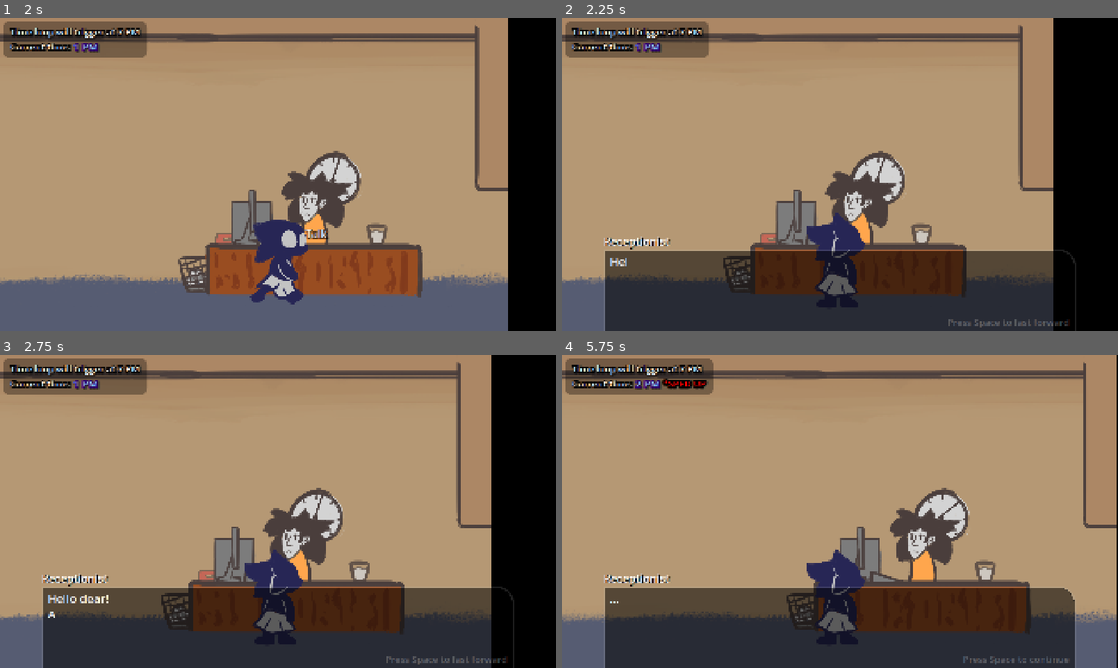
Above: before the commit, frames 1-4 (two rows, left to right).
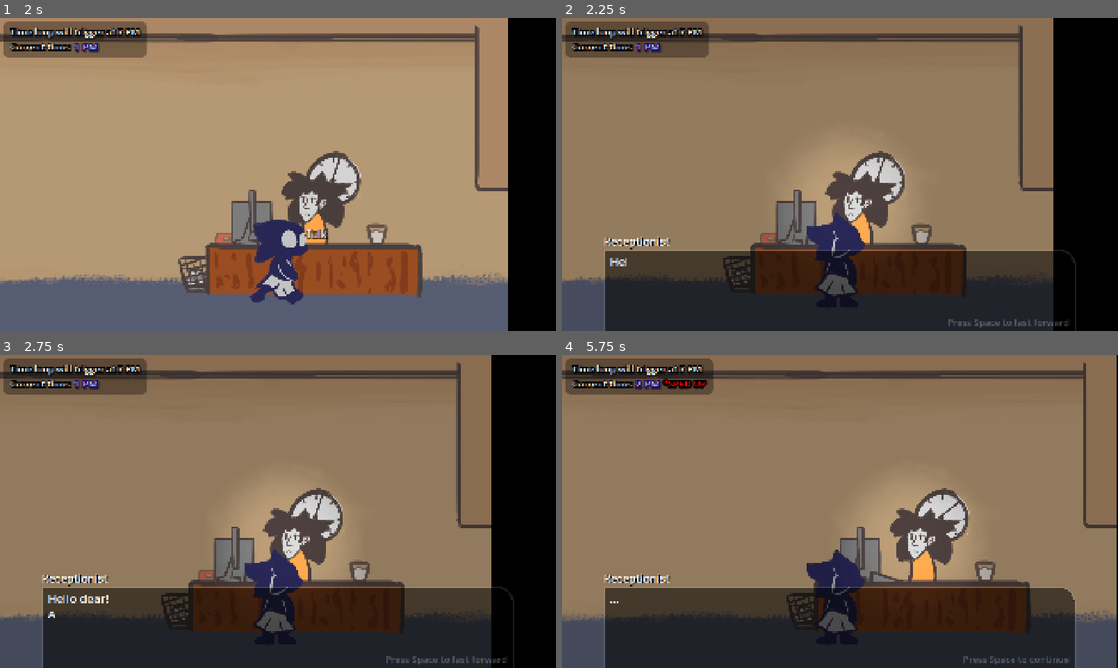
Above: after the commit, the same moments.

Repository: FlooferLand/timeloop-game
Game: Godot game, scene res://levels/the_building/the_building.tscn
The game is run twice, just before and just after one commit, with the same random seed, the same clock (stepped at 60 frames per second) and the same inputs. This scene is started directly instead of the project's main scene. Sound files missing from this copy of the repository are replaced by a short silence.
Inputs (mouse positions are in pixels of both pictures, inside the frame that each line leads up to):
- Up to frame 1 (2 s): tap Enter at 0.5 s; move the mouse to (400, 158) at 0.52 s; hold Up (interact) 0.53-1.28 s; hold D (walk_right) from 0.53 s (still down); click (400, 158) at 0.67 s; move the mouse to (166, 190) at 1.27 s; tap Space (advance_dialog) at 1.35 s; tap Up (interact) at 1.55 s
- Up to frame 2 (2.25 s): move the mouse to (895, 105) at 2.02 s; release D (walk_right) at 2.03 s; hold A (walk_left) from 2.03 s (still down); hold Up (interact) from 2.03 s (still down)
- Up to frame 3 (2.75 s): keep holding A (walk_left); keep holding Up (interact)
- Up to frame 4 (5.75 s): tap Space (advance_dialog) at 2.75, 3.5, 4.25 s; move the mouse to (840, 580) at 2.77 s; release A (walk_left) at 2.78 s; release Up (interact) at 2.78 s; hold D (walk_right) 2.78-4.28 s; tap Shift (sprint) at 2.85 s; click (840, 580) at 2.92 s; tap Up (interact) at 3.05, 4.35, 5.3 s; move the mouse to (840, 627) at 3.52 s; hold Up (interact) 3.53-4.28 s; tap T at 3.6 s; click (840, 627) at 3.67 s; move the mouse to (840, 627) at 4.27 s; hold A (walk_left) 4.28-5.03 s; click (840, 627) at 4.42 s; move the mouse to (867, 511) at 5.02 s; hold D (walk_right) from 5.03 s (still down); hold Space (advance_dialog) from 5.03 s (still down); click (867, 511) at 5.17 s

Frame 1 is identical in both runs. In frame 2, 53% of the frame differs, in the area x 0-89%, y 0-84%; in frame 3, 53%; in frame 4, 62%, in the area x 0-100%, y 0-86%.

Commit message:
Add spotlight system for dialog

Diff:
--- /dev/null
+++ b/autoload/spotlight_manager/spotlight_manager.gd
@@ -0,0 +1,59 @@
+class_name SpotlightManagerType extends Node2D
+
+const LightTexture := preload("uid://fyb3wuw770hk")
+const DARK_COLOR := Color(0.8, 0.8, 0.8)
+const CLEAR_COLOR := Color.WHITE
+
+var blackout: CanvasModulate
+var light: PointLight2D
+
+var displaying := false
+
+func _enter_tree() -> void:
+	var root := get_node("/root")
+	set_process_input(false)
+	set_physics_process(false)
+	set_process(false)
+
+	blackout = CanvasModulate.new()
+	root.add_child.call_deferred(blackout)
+
+	light = PointLight2D.new()
+	light.texture = LightTexture
+	light.texture_scale = 5.0
+	light.color = Color.WHITE
+	root.add_child.call_deferred(light)
+
+	_reset_to_transparent()
+	get_tree().scene_changed.connect(func() -> void:
+		_reset_to_transparent()
+		set_process(false)
+	)
+
+func _reset_to_transparent() -> void:
+	blackout.color = CLEAR_COLOR
+	blackout.visible = false
+	light.energy = 0.0
+	light.visible = false
+
+## Display the spotlight on a global position
+func display_on(global_pos: Vector2) -> void:
+	_reset_to_transparent()
+	light.global_position = global_pos
+	displaying = true
+	blackout.visible = true
+	light.visible = true
+	set_process(true)
+
+## Remove the spotlight
+func remove() -> void:
+	displaying = false
+
+func _process(delta: float) -> void:
+	var color := DARK_COLOR if displaying else CLEAR_COLOR
+	var intensity := 0.25 if displaying else 0.0
+	blackout.color = blackout.color.lerp(color, 12 * delta)
+	light.energy = lerp(light.energy, intensity, 12 * delta)
+	if is_equal_approx(light.energy, intensity) and not displaying:
+		_reset_to_transparent()
+		set_process(false)
--- a/components/npc/person_dialog/person_dialog_component.gd
+++ b/components/npc/person_dialog/person_dialog_component.gd
@@ -12,6 +12,15 @@
 @export var sprite: AnimatedSprite2D = null
 @export var future_dialogs: Array[DialogData] = []
 @export var walk_comp: PersonWalkComponent = null
+@export var head_position: Vector2:
+	get(): return head_position
+	set(value):
+		head_position = value
+		if head_position_editor_col != null:
+			head_position_editor_col.position = head_position
+
+var head_position_editor_col: CollisionShape2D
+var head_position_editor_area: Area2D
 
 var active: bool:
 	get(): return dialog_comp.active
@@ -34,6 +43,21 @@
 			interact_comp = child as InteractComponent
 		elif child is DialogComponent:
 			dialog_comp = child as DialogComponent
+	if Engine.is_editor_hint():
+		head_position_editor_area = Area2D.new()
+
+		var shape := CircleShape2D.new()
+		shape.radius = 50
+		head_position_editor_col = CollisionShape2D.new()
+		head_position_editor_col.shape = shape
+		head_position_editor_col.debug_color = Color.AQUAMARINE.lerp(Color.TRANSPARENT, 0.8)
+		head_position_editor_col.position = head_position
+		head_position_editor_area.add_child(head_position_editor_col)
+		add_child(head_position_editor_area)
+
+func _exit_tree() -> void:
+	if Engine.is_editor_hint():
+		head_position_editor_area.queue_free()
 
 func _ready() -> void:
 	if Engine.is_editor_hint():
@@ -50,6 +74,8 @@
 		incomplete_dialog = false
 		dialog_comp.start()
 		interact_comp.hide_info()
+		if head_position:
+			SpotlightManager.display_on(to_global(head_position))
 		if walk_comp != null:
 			walk_comp.paused = true
 	)
@@ -60,6 +86,7 @@
 			dialog_index += 1
 			interact_comp.set_postfix("again")
 		interact_comp.show_info()
+		SpotlightManager.remove()
 		if walk_comp != null:
 			walk_comp.paused = false
 	)
@@ -68,6 +95,7 @@
 		sprite_play(required_animations.idle)
 		interact_comp.show_info()
 		incomplete_dialog = true
+		SpotlightManager.remove()
 		if walk_comp != null:
 			walk_comp.paused = false
 	)
--- a/entities/npcs/bob/at_desk/bob_at_desk.tscn
+++ b/entities/npcs/bob/at_desk/bob_at_desk.tscn
@@ -20,7 +20,6 @@
 script = ExtResource("8_mihhc")
 text = ".."
 character = ExtResource("8_n2s6q")
-additional = Array[ExtResource("7_wamxo")]([])
 metadata/_custom_type_script = "uid://dusduojuy6ico"
 
 [sub_resource type="Resource" id="Resource_wamxo"]
@@ -32,7 +31,6 @@
 script = ExtResource("8_mihhc")
 text = "I'm gonna bully you soon if you don't get out my face"
 character = ExtResource("8_n2s6q")
-additional = Array[ExtResource("7_wamxo")]([])
 metadata/_custom_type_script = "uid://dusduojuy6ico"
 
 [sub_resource type="Resource" id="Resource_31jij"]
@@ -55,6 +53,7 @@
 
 [node name="PersonDialogComponent" parent="Bob" instance=ExtResource("4_egl2v")]
 future_dialogs = Array[ExtResource("5_sx6u0")]([ExtResource("6_kt00c"), SubResource("Resource_wamxo"), SubResource("Resource_31jij")])
+head_position = Vector2(63.02, -11.35)
 
 [node name="InteractComponent" parent="Bob/PersonDialogComponent" instance=ExtResource("5_gsjqu")]
 size = Vector2i(225, 440)
--- a/entities/npcs/janitor/Janitor.tscn
+++ b/entities/npcs/janitor/Janitor.tscn
@@ -16,7 +16,6 @@
 script = ExtResource("8_0lu2c")
 text = "What do you want? Can't you see I'm sweeping?"
 character = ExtResource("7_iheub")
-additional = Array[ExtResource("6_htrv4")]([])
 metadata/_custom_type_script = "uid://dusduojuy6ico"
 
 [sub_resource type="Resource" id="Resource_1kq2h"]
@@ -36,6 +35,7 @@
 animation = &"idle"
 
 [node name="PersonDialogComponent" parent="." instance=ExtResource("3_ax2v2")]
+head_position = Vector2(-21.87, -431.055)
 
 [node name="InteractComponent" parent="PersonDialogComponent" instance=ExtResource("5_x3pcm")]
 position = Vector2(72, -224)
--- a/entities/npcs/photocopy_guy/photocopy_guy.tscn
+++ b/entities/npcs/photocopy_guy/photocopy_guy.tscn
@@ -18,7 +18,6 @@
 script = ExtResource("9_76n7d")
 text = "Anyway uhh.."
 character = ExtResource("8_qbixg")
-additional = Array[ExtResource("7_83ilc")]([])
 metadata/_custom_type_script = "uid://dusduojuy6ico"
 
 [sub_resource type="Resource" id="Resource_qbixg"]
@@ -30,7 +29,6 @@
 script = ExtResource("10_83ilc")
 texts = Array[String](["They call me the photocopy guy, the way i uhh.. photo the copies..", ".. I meant copy the photos", "Fuck"])
 character = ExtResource("8_qbixg")
-additional = Array[ExtResource("7_83ilc")]([])
 metadata/_custom_type_script = "uid://c2c64doslfxei"
 
 [sub_resource type="Resource" id="Resource_ushtw"]
@@ -42,7 +40,6 @@
 script = ExtResource("9_76n7d")
 text = ".."
 character = ExtResource("8_qbixg")
-additional = Array[ExtResource("7_83ilc")]([])
 metadata/_custom_type_script = "uid://dusduojuy6ico"
 
 [sub_resource type="Resource" id="Resource_477qy"]
@@ -59,6 +56,7 @@
 
 [node name="PersonDialogComponent" parent="." instance=ExtResource("3_cjftj")]
 future_dialogs = Array[ExtResource("4_twje7")]([ExtResource("5_vjg1r"), SubResource("Resource_qbixg"), SubResource("Resource_ushtw"), SubResource("Resource_477qy")])
+head_position = Vector2(-51.92, -403.33)
 metadata/_edit_group_ = true
 metadata/_edit_lock_ = true
 
--- a/entities/npcs/piper/piper.tscn
+++ b/entities/npcs/piper/piper.tscn
@@ -38,6 +38,7 @@
 [node name="PersonDialogComponent" parent="." node_paths=PackedStringArray("sprite") instance=ExtResource("1_pkrj1")]
 sprite = NodePath("../Sprite")
 future_dialogs = Array[ExtResource("2_hkg0d")]([SubResource("Resource_b4xg6")])
+head_position = Vector2(-11.975, -286.15)
 
 [node name="DialogComponent" parent="PersonDialogComponent" instance=ExtResource("2_83hmt")]
 dialog_data = ExtResource("3_hkg0d")
--- a/entities/npcs/reception_lady/receptionist.tscn
+++ b/entities/npcs/reception_lady/receptionist.tscn
@@ -5,7 +5,6 @@
 [ext_resource type="Resource" uid="uid://bg0jc7csv1njn" path="res://assets/resources/dialog/receptionist/r_thank_player_dialog.tres" id="2_abkpk"]
 [ext_resource type="Resource" uid="uid://d1shglsfrg0mj" path="res://assets/resources/items/managers_plushie/managers_plushie.tres" id="2_h756q"]
 [ext_resource type="SpriteFrames" uid="uid://b8hnlut0v4ocq" path="res://assets/textures/npcs/receptionist.tres" id="2_ydaht"]
-[ext_resource type="Script" uid="uid://b58bcr2p3lcds" path="res://components/dialog/resources/actions/base/dialog_action.gd" id="3_layea"]
 [ext_resource type="PackedScene" uid="uid://cs55pod1i0345" path="res://components/npc/person_dialog/PersonDialogComponent.tscn" id="3_qekmj"]
 [ext_resource type="PackedScene" uid="uid://dn1c1mniy4ja3" path="res://components/interact/interact_component.tscn" id="3_ynfe1"]
 [ext_resource type="Resource" uid="uid://satf46q53fo4" path="res://assets/resources/dialog/receptionist/r_after_prank_happy.tres" id="4_5h8mu"]
@@ -16,6 +15,7 @@
 [ext_resource type="Resource" uid="uid://cs0ncr7aau2f3" path="res://assets/resources/dialog/receptionist/r_initial.tres" id="5_f535e"]
 [ext_resource type="Resource" uid="uid://flvaq02chr1e" path="res://assets/resources/dialog/receptionist/r_harassment.tres" id="5_layea"]
 [ext_resource type="AudioStream" uid="uid://nth8mlj45vni" path="res://assets/sfx/char_ambient/reception_lady_ambient.mp3" id="6_3wyig"]
+[ext_resource type="Script" uid="uid://b58bcr2p3lcds" path="res://components/dialog/resources/actions/base/dialog_action.gd" id="11_pi4bl"]
 [ext_resource type="PackedScene" uid="uid://brmrynj2yk7an" path="res://components/exclaim/exclaim_component.tscn" id="15_t5igk"]
 
 [sub_resource type="Resource" id="Resource_pi4bl"]
@@ -53,6 +53,7 @@
 [node name="PersonDialogComponent" parent="." node_paths=PackedStringArray("sprite") instance=ExtResource("3_qekmj")]
 sprite = NodePath("../AnimatedSprite2D")
 future_dialogs = Array[ExtResource("5_7smqe")]([SubResource("Resource_7fdwj")])
+head_position = Vector2(-41.635, -126.215)
 
 [node name="InteractComponent" parent="PersonDialogComponent" instance=ExtResource("3_ynfe1")]
 position = Vector2(0, -152)
--- a/entities/npcs/the_manager/the_manager.tscn
+++ b/entities/npcs/the_manager/the_manager.tscn
@@ -13,7 +13,7 @@
 [ext_resource type="Resource" uid="uid://wyupod37dskk" path="res://assets/resources/dialog/manager/after_key_dialog.tres" id="5_2vr6a"]
 [ext_resource type="Resource" uid="uid://diucvgxnrjcoa" path="res://assets/resources/dialog/manager/m_wut.tres" id="5_sfnjn"]
 
-[node name="TheManager" type="Node2D" node_paths=PackedStringArray("walk_comp", "person_dialog_comp", "dialog_comp", "interact_comp")]
+[node name="TheManager" type="Node2D" node_paths=PackedStringArray("walk_comp", "person_dialog_comp", "interact_comp")]
 script = ExtResource("1_8536a")
 elevator_keys_item = ExtResource("2_6fut4")
 plushie_item = ExtResource("3_3xmoo")
@@ -22,7 +22,6 @@
 cant_talk_dialog = ExtResource("2_6lkop")
 walk_comp = NodePath("PersonWalkComponent")
 person_dialog_comp = NodePath("PersonDialogComponent")
-dialog_comp = NodePath("PersonDialogComponent/DialogComponent")
 interact_comp = NodePath("PersonDialogComponent/InteractComponent")
 
 [node name="Sprite" type="AnimatedSprite2D" parent="."]
@@ -35,6 +34,7 @@
 
 [node name="PersonDialogComponent" parent="." node_paths=PackedStringArray("walk_comp") instance=ExtResource("2_rvytt")]
 walk_comp = NodePath("../PersonWalkComponent")
+head_position = Vector2(-54.115, -34.39)
 
 [node name="InteractComponent" parent="PersonDialogComponent" instance=ExtResource("3_sfnjn")]
 size = Vector2i(200, 515)
--- a/project.godot
+++ b/project.godot
@@ -34,6 +34,7 @@
 TimeManager="*res://autoload/time_manager/time_manager.gd"
 JoypadManager="*res://autoload/joypad_manager/joypad_manager.gd"
 InputManager="*res://autoload/input_manager/input_manager.gd"
+SpotlightManager="*res://autoload/spotlight_manager/spotlight_manager.gd"
 
 [compression]
 
--- a/rooms/office_area_1.tscn
+++ b/rooms/office_area_1.tscn
@@ -13,15 +13,15 @@
 
 [sub_resource type="ShaderMaterial" id="ShaderMaterial_x4hpm"]
 shader = ExtResource("2_11oro")
-shader_parameter/tile = Vector2(1.16146, 0.925926)
+shader_parameter/tile = Vector2(1.1614584, 0.9259259)
 
 [sub_resource type="ShaderMaterial" id="ShaderMaterial_xr6xk"]
 shader = ExtResource("2_11oro")
-shader_parameter/tile = Vector2(1.16146, 1)
+shader_parameter/tile = Vector2(1.1614584, 2.1)
 
 [sub_resource type="ShaderMaterial" id="ShaderMaterial_50b35"]
 shader = ExtResource("2_11oro")
-shader_parameter/tile = Vector2(1.16146, 1)
+shader_parameter/tile = Vector2(1.1614584, 1.1)
 
 [sub_resource type="RectangleShape2D" id="RectangleShape2D_x4hpm"]
 resource_local_to_scene = true
@@ -43,15 +43,15 @@
 
 [node name="Background" parent="AutoRoom" index="0"]
 material = SubResource("ShaderMaterial_x4hpm")
-scale = Vector2(1.16146, 0.925926)
+scale = Vector2(1.1614584, 0.9259259)
 
 [node name="Ceiling" parent="AutoRoom" index="1"]
 material = SubResource("ShaderMaterial_xr6xk")
-scale = Vector2(1.16146, 1)
+scale = Vector2(1.1614584, 2.1)
 
 [node name="Floor" parent="AutoRoom" index="2"]
 material = SubResource("ShaderMaterial_50b35")
-scale = Vector2(1.16146, 1)
+scale = Vector2(1.1614584, 1.1)
 
 [node name="Sprite" parent="AutoRoom/LeftWall" index="0"]
 texture = ExtResource("3_11oro")
--- a/rooms/office_area_2.tscn
+++ b/rooms/office_area_2.tscn
@@ -13,15 +13,15 @@
 
 [sub_resource type="ShaderMaterial" id="ShaderMaterial_2ptjl"]
 shader = ExtResource("2_nn8ak")
-shader_parameter/tile = Vector2(1.04688, 0.925926)
+shader_parameter/tile = Vector2(1.046875, 0.9259259)
 
 [sub_resource type="ShaderMaterial" id="ShaderMaterial_tliww"]
 shader = ExtResource("2_nn8ak")
-shader_parameter/tile = Vector2(1.04688, 1)
+shader_parameter/tile = Vector2(1.046875, 2.1)
 
 [sub_resource type="ShaderMaterial" id="ShaderMaterial_k5m35"]
 shader = ExtResource("2_nn8ak")
-shader_parameter/tile = Vector2(1.04688, 1)
+shader_parameter/tile = Vector2(1.046875, 1.1)
 
 [sub_resource type="RectangleShape2D" id="RectangleShape2D_nf4fi"]
 resource_local_to_scene = true
@@ -43,15 +43,15 @@
 
 [node name="Background" parent="AutoRoom" index="0"]
 material = SubResource("ShaderMaterial_2ptjl")
-scale = Vector2(1.04688, 0.925926)
+scale = Vector2(1.046875, 0.9259259)
 
 [node name="Ceiling" parent="AutoRoom" index="1"]
 material = SubResource("ShaderMaterial_tliww")
-scale = Vector2(1.04688, 1)
+scale = Vector2(1.046875, 2.1)
 
 [node name="Floor" parent="AutoRoom" index="2"]
 material = SubResource("ShaderMaterial_k5m35")
-scale = Vector2(1.04688, 1)
+scale = Vector2(1.046875, 1.1)
 
 [node name="Sprite" parent="AutoRoom/LeftWall" index="0"]
 texture = ExtResource("3_nn8ak")
--- a/rooms/storage_closet.tscn
+++ b/rooms/storage_closet.tscn
@@ -7,15 +7,15 @@
 
 [sub_resource type="ShaderMaterial" id="ShaderMaterial_ogxku"]
 shader = ExtResource("2_kjyb1")
-shader_parameter/tile = Vector2(0.625, 0.925926)
+shader_parameter/tile = Vector2(0.625, 0.9259259)
 
 [sub_resource type="ShaderMaterial" id="ShaderMaterial_prnaf"]
 shader = ExtResource("2_kjyb1")
-shader_parameter/tile = Vector2(0.625, 1)
+shader_parameter/tile = Vector2(0.625, 2.1)
 
 [sub_resource type="ShaderMaterial" id="ShaderMaterial_v7esr"]
 shader = ExtResource("2_kjyb1")
-shader_parameter/tile = Vector2(0.625, 1)
+shader_parameter/tile = Vector2(0.625, 1.1)
 
 [sub_resource type="RectangleShape2D" id="RectangleShape2D_fg4g8"]
 resource_local_to_scene = true
@@ -37,15 +37,15 @@
 
 [node name="Background" parent="AutoRoom" index="0"]
 material = SubResource("ShaderMaterial_ogxku")
-scale = Vector2(0.625, 0.925926)
+scale = Vector2(0.625, 0.9259259)
 
 [node name="Ceiling" parent="AutoRoom" index="1"]
 material = SubResource("ShaderMaterial_prnaf")
-scale = Vector2(0.625, 1)
+scale = Vector2(0.625, 2.1)
 
 [node name="Floor" parent="AutoRoom" index="2"]
 material = SubResource("ShaderMaterial_v7esr")
-scale = Vector2(0.625, 1)
+scale = Vector2(0.625, 1.1)
 
 [node name="Sprite" parent="AutoRoom/LeftWall" index="0"]
 texture = ExtResource("3_kjyb1")
Binary file added: assets/textures/light_texture.png
Not shown, added: assets/textures/light_texture.png.import
Not shown, added: autoload/spotlight_manager/spotlight_manager.gd.uid
Not shown: 1 places in entities/npcs/piper/piper.tscn that only renumber resources
